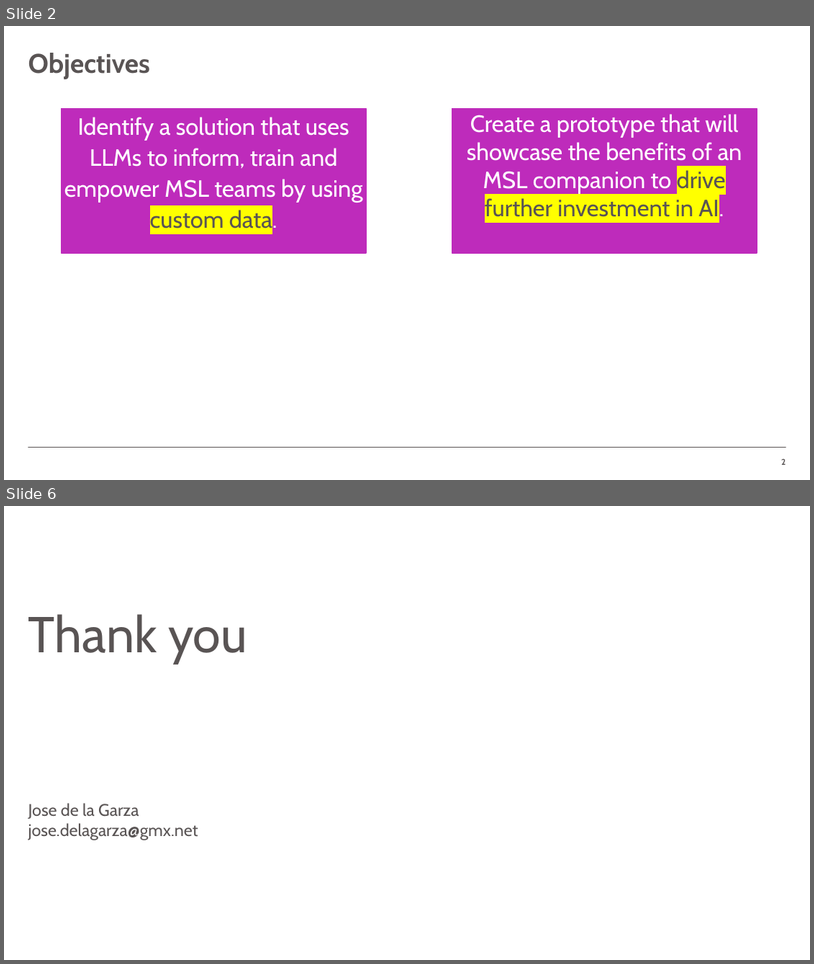
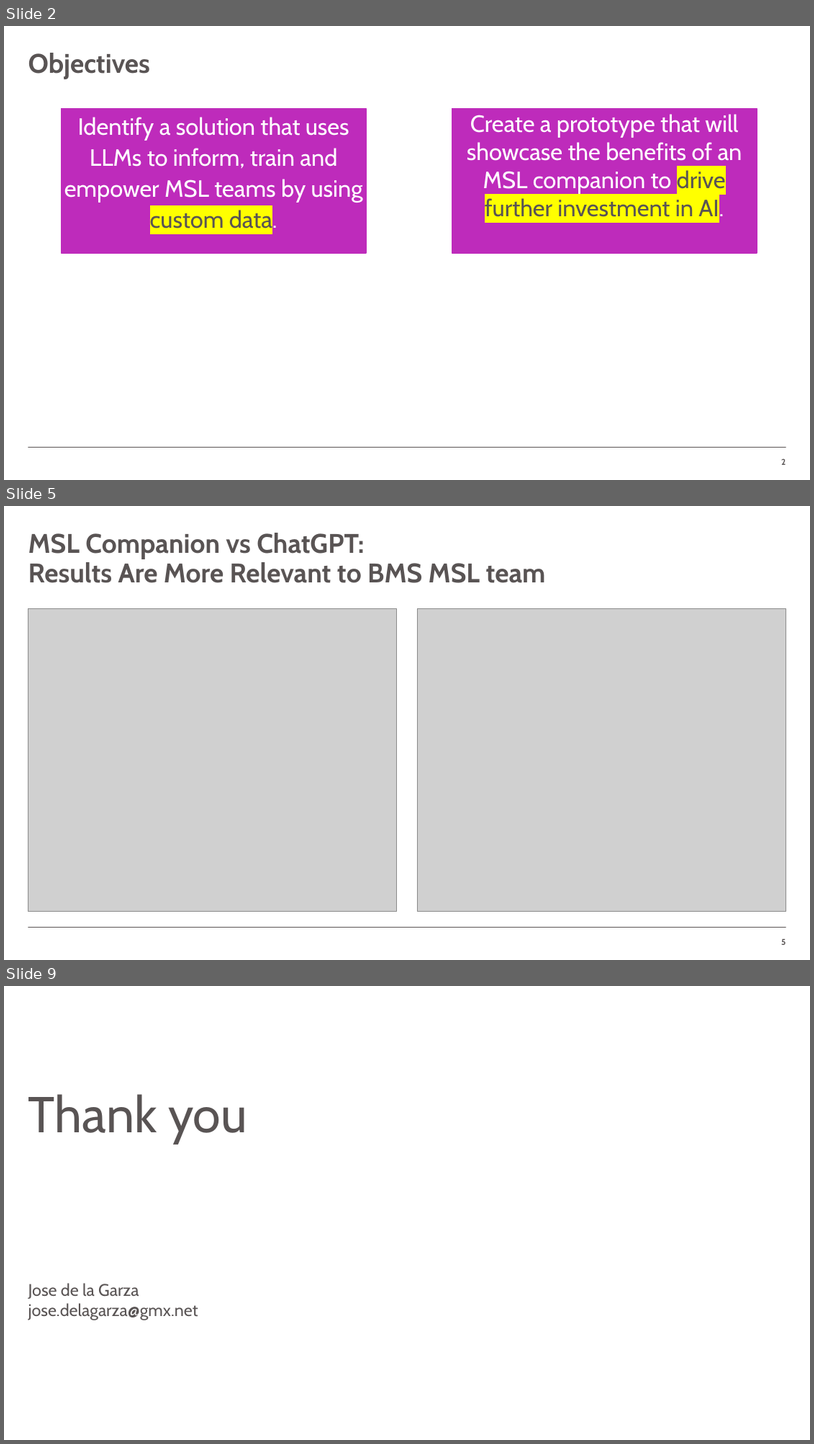
Before and after one commit to jcdlg/document-qa, a slide deck: ppt/msl-companion.pptx. Shown one above the other, each under a label of ours: slides 2 and 6 before the commit, slides 2, 5 and 9 after it; the slides between them are not shown. The pictures are 814x964 and 814x1444 pixels, drawn with LibreOffice and Linux fonts; fonts in the diff are those of the drawing; grey boxes stand for pictures; background and template pictures are left out. Boxes give left, top, right and bottom in pixels: in the first picture for what was removed or moved away, otherwise in the second. Text is boxed around its words. In the diff, an @@ line names an element or a change of style, - is before the commit and + after.

```diff
--- a/ppt/msl-companion.pptx
+++ b/ppt/msl-companion.pptx
@@ slide 5 added at [4, 506, 810, 960], background #FFFFFF; not listed: 1 template element that a slide beside it also shows @@
@@ title added at [28, 533, 546, 583], 32 pt, text #595454, bold @@
+MSL Companion vs ChatGPT:
+Results Are More Relevant to BMS MSL team
@@ picture added at [28, 609, 397, 911] @@
@@ picture added at [417, 609, 786, 911] @@
@@ page number added at [782, 939, 786, 944], 10 pt, text #595454, bold @@
+5
@@ what was slide 6 is now slide 9 @@
```
Also in this commit, not shown: 2 slides changed, 3 other slides added, 1 slide removed, 4 other files.
